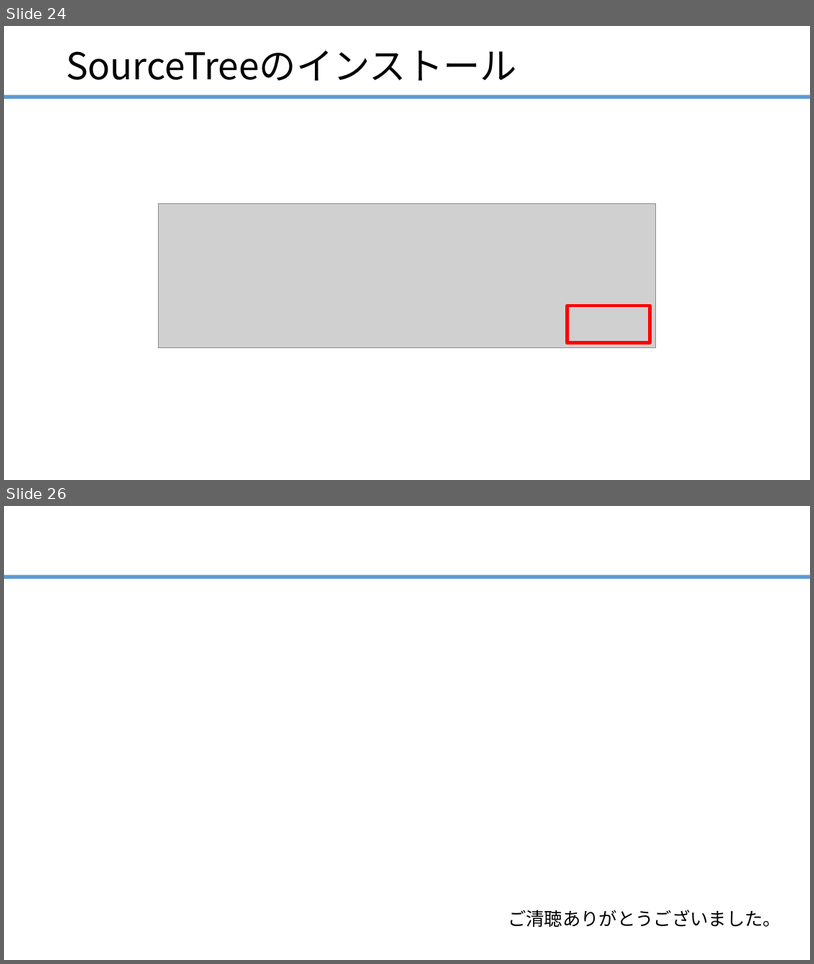
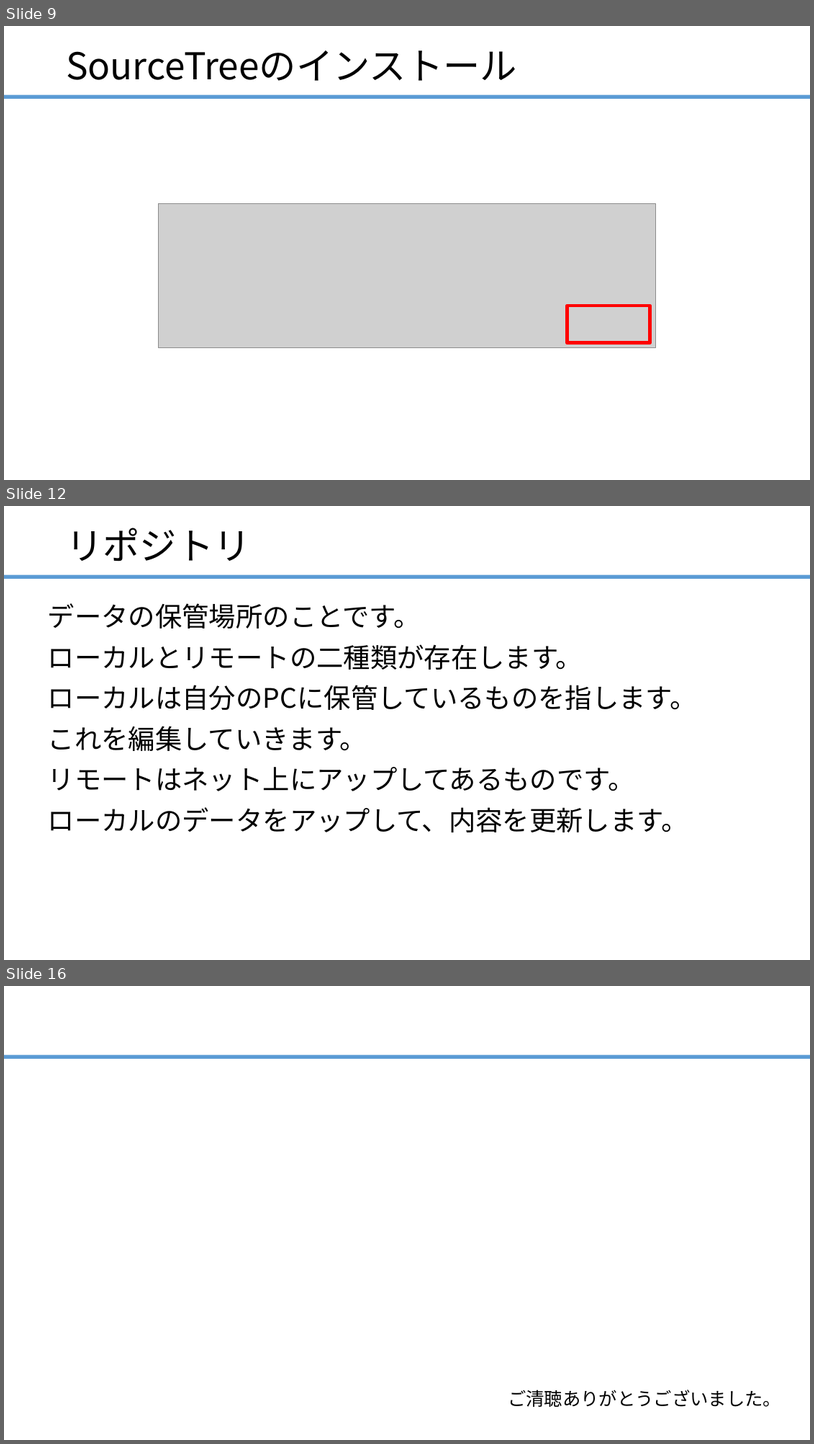
Before and after one commit to ainsAins/git4beginners, a slide deck: ハンズオン_Git入門.pptx. Shown one above the other, each under a label of ours: slides 24 and 26 before the commit, slides 9, 12 and 16 after it; the slides between them are not shown. The pictures are 814x964 and 814x1444 pixels, drawn with LibreOffice and Linux fonts; fonts in the diff are those of the drawing; grey boxes stand for pictures. Boxes give left, top, right and bottom in pixels: in the first picture for what was removed or moved away, otherwise in the second. Text is boxed around its words. In the diff, an @@ line names an element or a change of style, - is before the commit and + after.

Commit message:
内容更新

```diff
--- a/ハンズオン_Git入門.pptx
+++ b/ハンズオン_Git入門.pptx
@@ slide 12 added at <box>4,506,810,960</box>, background #FFFFFF; not listed: 1 template element that a slide beside it also shows @@
@@ title added at <box>66,528,251,561</box>, 44 pt, text #000000 @@
+リポジトリ
@@ text added at <box>48,603,697,832</box>, 32 pt, text #000000 @@
+データの保管場所のことです。
+ローカルとリモートの二種類が存在します。
+ローカルは自分のPCに保管しているものを指します。
+これを編集していきます。
+リモートはネット上にアップしてあるものです。
+ローカルのデータをアップして、内容を更新します。
@@ what was slide 24 is now slide 9 @@
@@ what was slide 26 is now slide 16 @@
```
Also in this commit, not shown: 3 slides changed, 6 other slides added, 17 slides removed, 1 other file.
